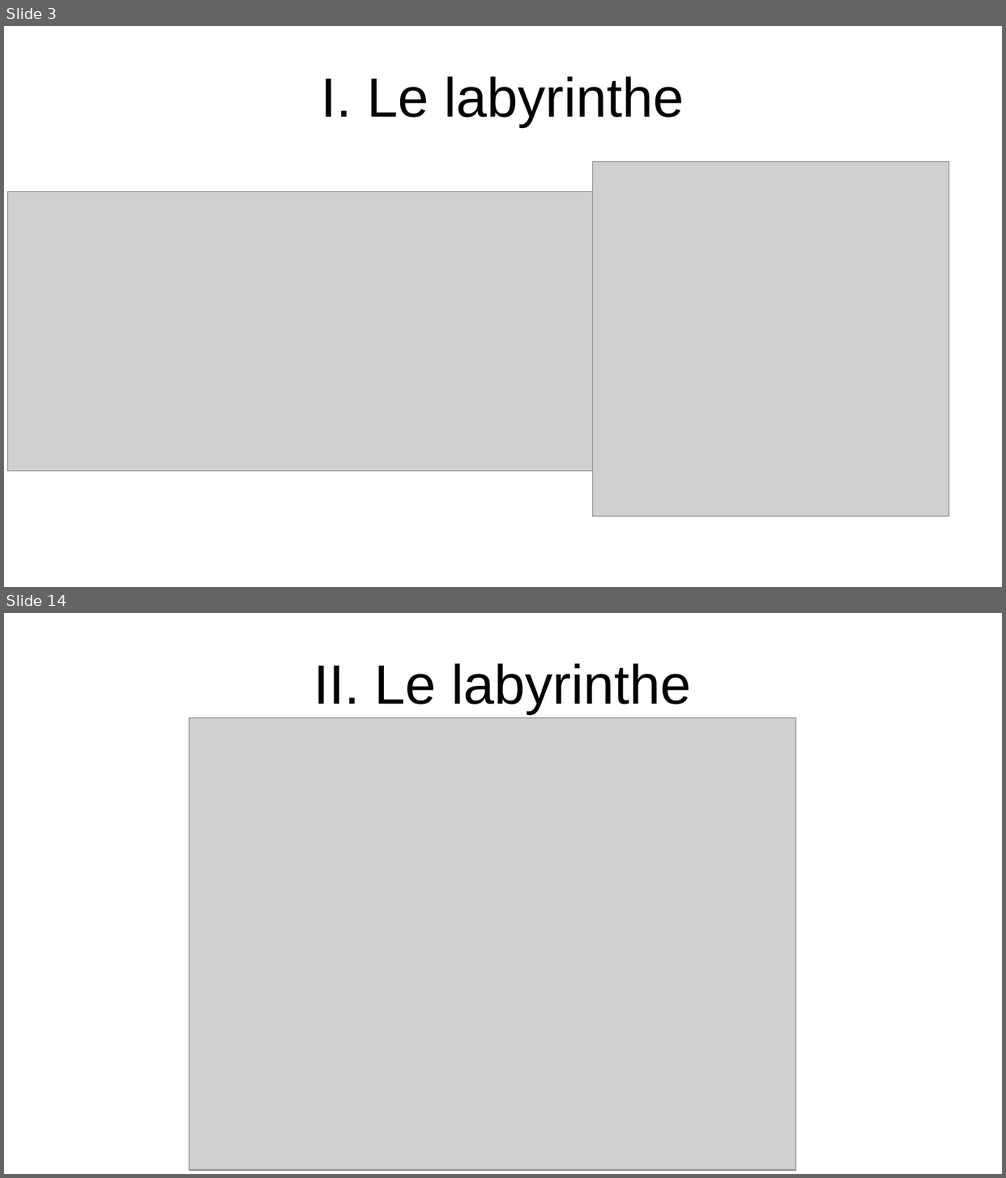
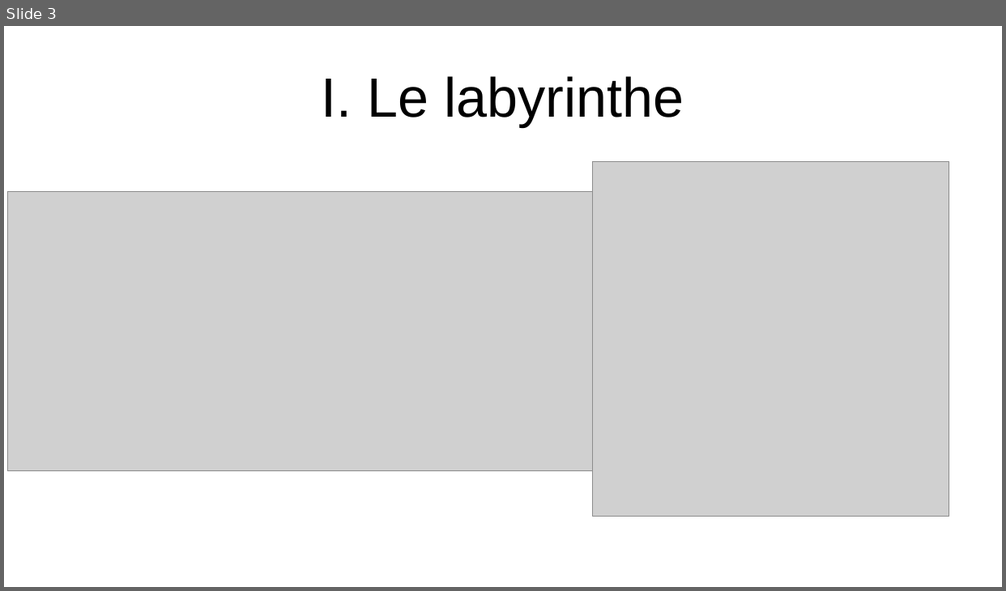
Before and after one commit to WIDEROZ/ESISAR-3A, a slide deck: Mathématiques/Oral/TP2_123 5min.odp. Shown one above the other, each under a label of ours: slides 3 and 14 before the commit, slide 3 after it; the slides between them are not shown. The pictures are 1006x1178 and 1006x591 pixels, drawn with LibreOffice and Linux fonts; fonts in the diff are those of the drawing; grey boxes stand for pictures. Boxes give left, top, right and bottom in pixels: in the first picture for what was removed or moved away, otherwise in the second. Text is boxed around its words. In the diff, an @@ line names an element or a change of style, - is before the commit and + after.

```diff
--- a/Mathématiques/Oral/TP2_123 5min.odp
+++ b/Mathématiques/Oral/TP2_123 5min.odp
@@ slide 14 removed at (4,613,1002,1174), background #FFFFFF @@
@@ title removed at (313,663,692,714) @@
-II. Le labyrinthe
@@ picture removed at (189,718,796,1171) @@
```
Also in this commit, not shown: 6 slides changed, 3 slides added, 8 other slides removed, 1 other file.
